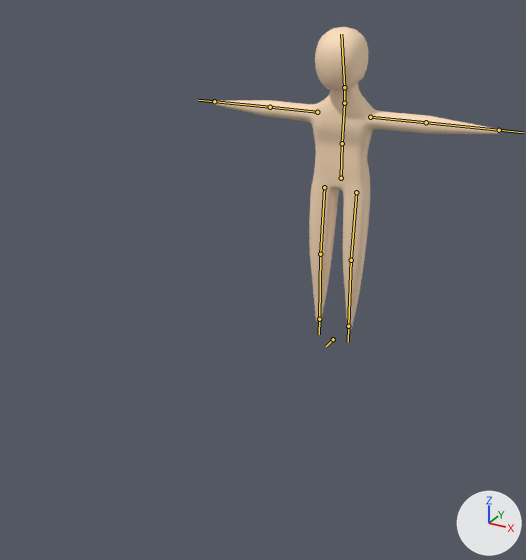
An edit to the Blender file Project Blender Files/TheMountain/NewPlayerCharacter.blend, drawn before and after from the same camera.
Both versions are drawn from a 50 mm camera at (15.1, -35.9, 20.0) aimed at (1.1, -10.4, 7.2). Lighting does not change. The marker at lower right points along +X, +Y and +Z. The bones that bend it are drawn over the model as lines.

The first picture shows 'MainBody'.
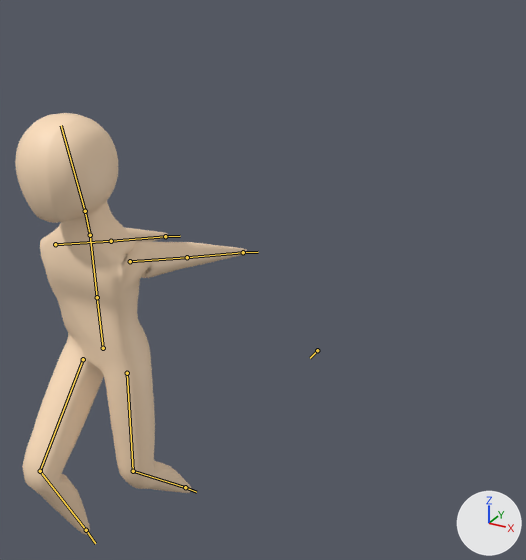
The newer file adds an action. The first version stands in its rest pose; the second is drawn at frame 59 of the action 'Jump.001'.

What changed in the scene script:
```text
Change bone_control:
    where bone_control = bpy.data.objects['Armature'].pose.bones['Control']
    bone_control.location: (0.0, 0.0, 0.0) -> (0.0, 1.17, -0.19)
Change bone_foot_ik_l:
    where bone_foot_ik_l = bpy.data.objects['Armature'].pose.bones['Foot_IK.L']  # child of 'Control'
    bone_foot_ik_l.location: (0.0, 0.0, 0.0) -> (0.0, -7.78, 0.0)
Change bone_foot_ik_r:
    where bone_foot_ik_r = bpy.data.objects['Armature'].pose.bones['Foot_IK.R']  # child of 'Control'
    bone_foot_ik_r.location: (0.0, 0.0, 0.0) -> (0.0, -9.76, 0.0)
Change bone_stomach:
    where bone_stomach = bpy.data.objects['Armature'].pose.bones['Stomach']  # child of 'Control'
    bone_stomach.location: (0.0, 0.0, 0.0) -> (0.0, -0.5, 9.38)
Change bone_chest:
    where bone_chest = bpy.data.objects['Armature'].pose.bones['Chest']  # child of 'Stomach'
    bone_chest.location: (0.0, 0.0, 0.0) -> (0.0, 0.0, 0.01)
    bone_chest.rotation_quaternion: (1.0, 0.0, 0.0, 0.0) -> (1.0, 0.013, 0.0, 0.0)  # degrees (0, 0, 0) -> degrees (1, 0, 0)
Change bone_head:
    where bone_head = bpy.data.objects['Armature'].pose.bones['Head']  # child of 'Neck'
    bone_head.location: (0.0, 0.0, 0.0) -> (0.0, 0.01, 0.07)
    bone_head.rotation_quaternion: (1.0, 0.0, 0.0, 0.0) -> (1.0, -0.03, 0.0, 0.0)  # degrees (0, 0, 0) -> degrees (-3, 0, 0)
Change bone_arm_ik_l:
    where bone_arm_ik_l = bpy.data.objects['Armature'].pose.bones['Arm_IK.L']  # child of 'Control'
    bone_arm_ik_l.location: (0.0, 0.0, 0.0) -> (-3.04, -0.7, -3.19)
Change bone_kneepole_l:
    where bone_kneepole_l = bpy.data.objects['Armature'].pose.bones['KneePole.L']  # child of 'Control'
    bone_kneepole_l.location: (0.0, 0.0, 0.0) -> (0.0, 8.64, -0.19)
Change bone_elbowpole_l:
    where bone_elbowpole_l = bpy.data.objects['Armature'].pose.bones['ElbowPole.L']  # child of 'Control'
    bone_elbowpole_l.location: (0.0, 0.0, 0.0) -> (2.26, -0.02, 0.0)
Change bone_arm_ik_r:
    where bone_arm_ik_r = bpy.data.objects['Armature'].pose.bones['Arm_IK.R']  # child of 'Control'
    bone_arm_ik_r.location: (0.0, 0.0, 0.0) -> (3.06, -0.7, -3.19)
Change bone_kneepole_r:
    where bone_kneepole_r = bpy.data.objects['Armature'].pose.bones['KneePole.R']  # child of 'Control'
    bone_kneepole_r.location: (0.0, 0.0, 0.0) -> (0.0, 8.54, -0.19)
Change bone_elbowpole_r:
    where bone_elbowpole_r = bpy.data.objects['Armature'].pose.bones['ElbowPole.R']  # child of 'Control'
    bone_elbowpole_r.location: (0.0, 0.0, 0.0) -> (-2.26, -0.01, -0.01)
```

Boxes (x1, y1, x2, y2) around the edits, measured in the pictures (526 x 560 px):
'MainBody', posed (20% narrower, 39% taller)
    before: (212, 27, 501, 330)
    after: (15, 113, 247, 535)
bone 'Control', root to tip
    before: (333, 339) to (326, 346)
    after: (317, 350) to (310, 358)
bone 'Stomach', root to tip
    before: (341, 178) to (342, 143)
    after: (103, 348) to (97, 297)
bone 'Chest', root to tip
    before: (342, 143) to (344, 103)
    after: (97, 297) to (90, 235)
bone 'Head', root to tip
    before: (344, 87) to (341, 34)
    after: (85, 211) to (61, 125)
